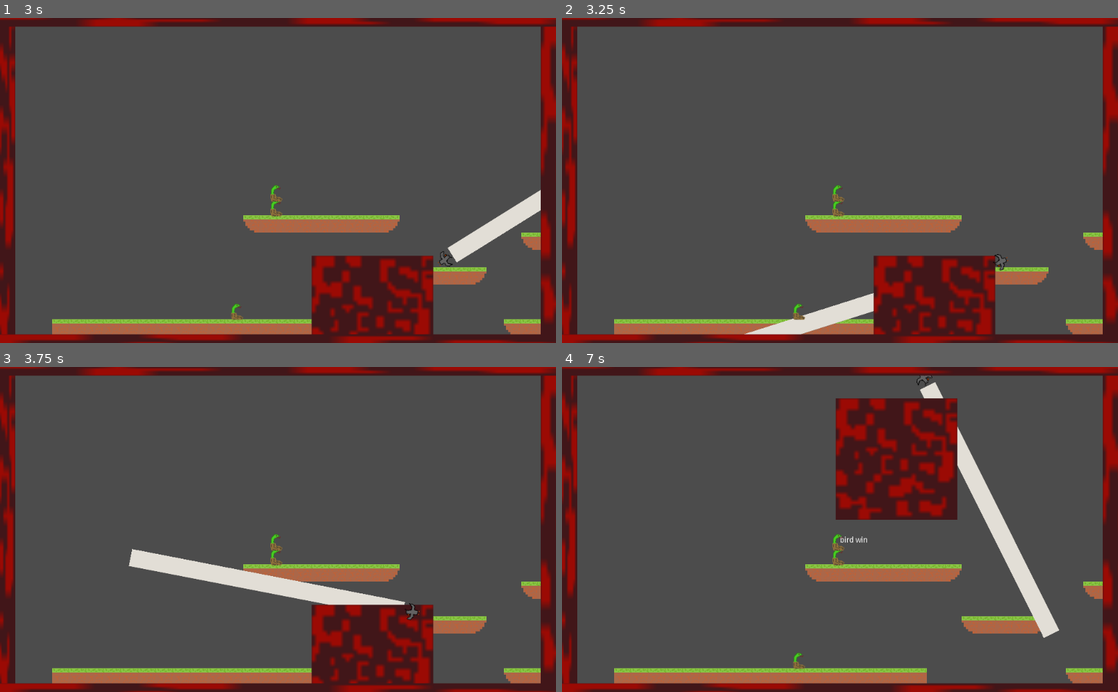
Above: before the commit, frames 1-4 (two rows, left to right).
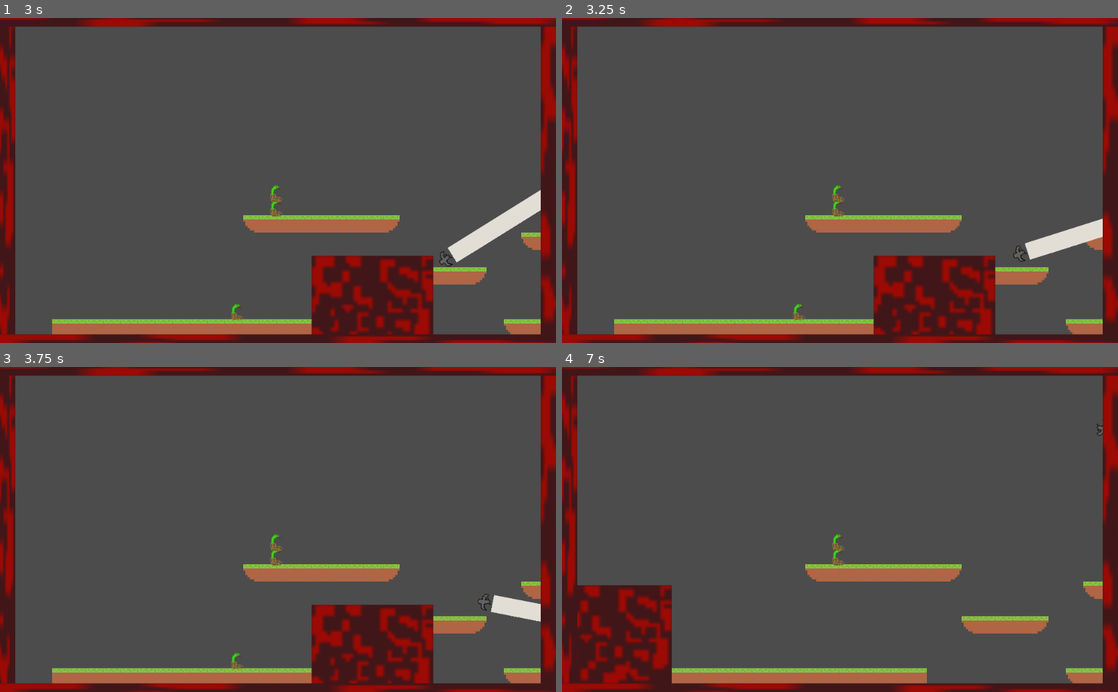
Above: after the commit, the same moments.

Repository: isaaclittler/Snake-In-Boot
Game: Godot game, scene res://Scenes/root.tscn
The game is run twice, just before and just after one commit, with the same random seed, the same clock (stepped at 60 frames per second) and the same inputs.
Inputs:
- Up to frame 1 (3 s): hold Right (bird_move_right) 0.53-2.03 s; tap Up (bird_ability_1) at 0.6, 1.35, 2.3 s; tap W (ui_up) at 0.77, 1.52 s; hold Left (bird_move_left) 2.03-2.78 s; tap Down (bird_ability_2) at 2.1 s; tap Enter at 2.75 s; hold Right (bird_move_right) from 2.78 s (still down); tap Z (bird_ability_3) at 2.85 s
- Up to frame 2 (3.25 s): keep holding Right (bird_move_right); tap W (ui_up) at 3.02 s; tap Up (bird_ability_1) at 3.05 s
- Up to frame 3 (3.75 s): keep holding Right (bird_move_right); tap X (bird_ability_4) at 3.6 s
- Up to frame 4 (7 s): tap W (ui_up) at 3.77, 4.52, 6.02, 6.77 s; tap Up (bird_ability_1) at 3.8, 4.35, 5.1, 6.05, 6.8 s; release Right (bird_move_right) at 4.28 s; hold Left (bird_move_left) 4.28-5.03 s; hold Right (bird_move_right) 5.03-5.78 s; hold Left (bird_move_left) from 5.78 s (still down); tap Down (bird_ability_2) at 5.85 s; tap Z (bird_ability_3) at 6.6 s

Frame 1 is identical in both runs. In frame 2, 1.9% of the frame differs, in the area x 32-98%, y 61-98%; in frame 3, 3.1%; in frame 4, 16%, in the area x 2-98%, y 2-98%.

Commit message:
removed ability to 180 while raying

Diff:
--- a/Scenes/level1.tscn
+++ b/Scenes/level1.tscn
@@ -273,6 +273,7 @@
 "snakes",
 ]]
 
+editor/display_folded = true
 light_mask = 4
 position = Vector2( -64, 0 )
 input_pickable = false
@@ -385,6 +386,7 @@
 
 [node name="Bird1" type="KinematicBody2D" parent="." index="6"]
 
+editor/display_folded = true
 light_mask = 4
 position = Vector2( 199, -27 )
 input_pickable = false
@@ -425,6 +427,7 @@
 
 [node name="laser" type="Sprite" parent="." index="7"]
 
+editor/display_folded = true
 position = Vector2( 0, -500 )
 scale = Vector2( 1, 16 )
 texture = ExtResource( 11 )
--- a/Scripts/KinematicBody2D.gd
+++ b/Scripts/KinematicBody2D.gd
@@ -35,7 +35,8 @@
 		rotationDir -= 1
 	elif Input.is_action_pressed("bird_move_right"):
 		rotationDir += 1
-	if Input.is_action_just_pressed("bird_ability_1"):
+	if Input.is_action_just_pressed("bird_ability_1")\
+	and lasering == false:
 		rotation += PI
 	if Input.is_action_just_pressed("bird_ability_2"):
 		#print("pew pew")
